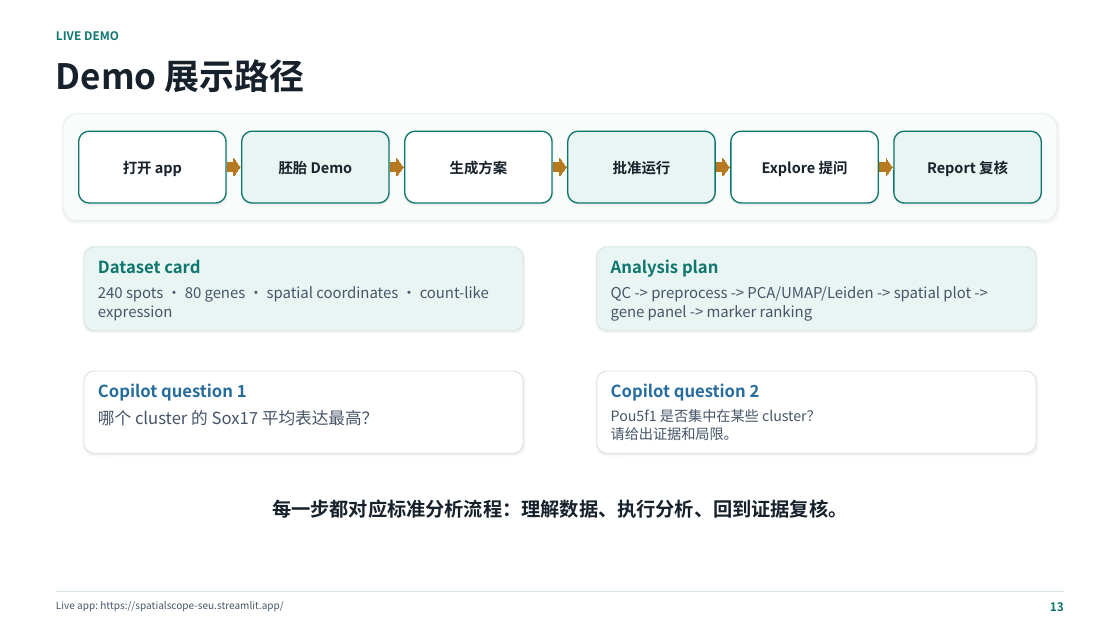
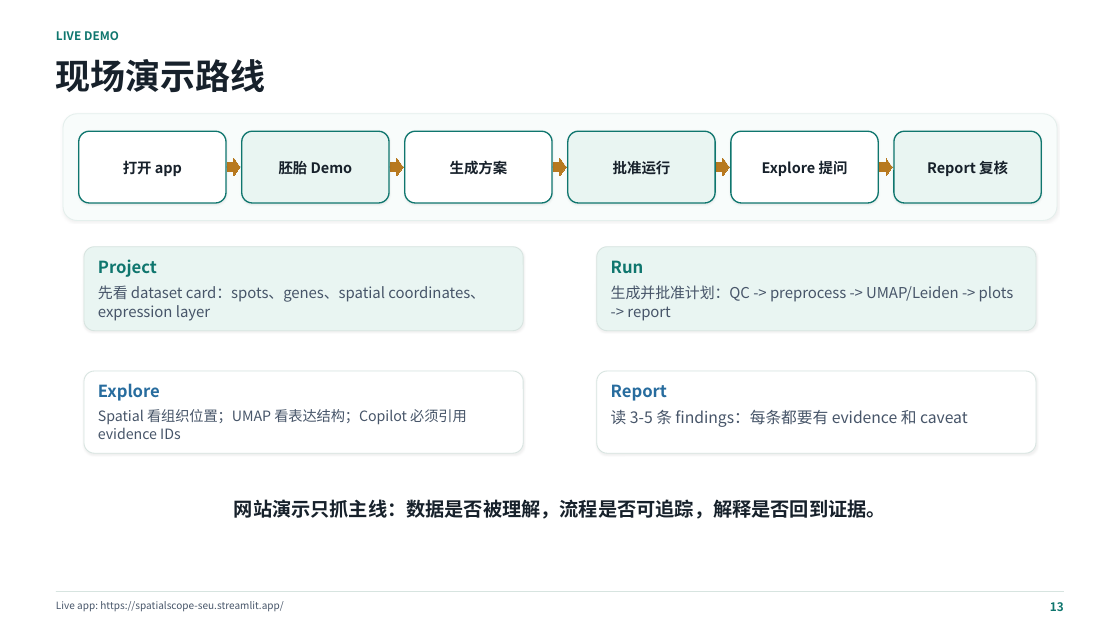
Before and after one commit to seu-yolo/spatialscope-agent, a slide deck: slide 13 of reports/SpatialScope_Agent_Presentation.pptx. Drawn at 1120x630 pixels with LibreOffice and Linux fonts; fonts in the diff are those of the drawing. Boxes give left, top, right and bottom in pixels: in the first picture for what was removed or moved away, otherwise in the second. Text is boxed around its words. In the diff, an @@ line names an element or a change of style, - is before the commit and + after.

Commit message:
Align presentation with live demo flow

```diff
--- a/reports/SpatialScope_Agent_Presentation.pptx
+++ b/reports/SpatialScope_Agent_Presentation.pptx
@@ text at box(56, 59, 266, 92): text changed @@
-Demo 展示路径
+现场演示路线
@@ text at box(98, 259, 157, 277): text changed @@
-Dataset card
+Project
@@ text at box(611, 260, 644, 273): text changed @@
-Analysis plan
+Run
@@ text at box(98, 285, 485, 321): text changed @@
-240 spots · 80 genes · spatial coordinates · count-like expression
+先看 dataset card：spots、genes、spatial coordinates、expression layer
@@ text at box(611, 285, 1014, 321): text changed @@
-QC -> preprocess -> PCA/UMAP/Leiden -> spatial plot -> gene panel -> marker ranking
+生成并批准计划：QC -> preprocess -> UMAP/Leiden -> plots -> report
@@ text at box(98, 383, 160, 401): text changed @@
-Copilot question 1
+Explore
@@ text at box(611, 384, 667, 401): text changed @@
-Copilot question 2
+Report
@@ text at box(98, 409, 467, 439): text changed; size 14.2 to 12.2 pt @@
-哪个 cluster 的 Sox17 平均表达最高？
+Spatial 看组织位置；UMAP 看表达结构；Copilot 必须引用 evidence IDs
@@ text at box(611, 410, 968, 427): text changed; size 12.2 to 13.5 pt @@
-Pou5f1 是否集中在某些 cluster？
-请给出证据和局限。
+读 3-5 条 findings：每条都要有 evidence 和 caveat
@@ text at box(234, 499, 886, 519): text changed @@
-每一步都对应标准分析流程：理解数据、执行分析、回到证据复核。
+网站演示只抓主线：数据是否被理解，流程是否可追踪，解释是否回到证据。
```
Also in this commit, not shown: 1 other slide changed, 1 slide added, 1 slide removed, 2 other files.
